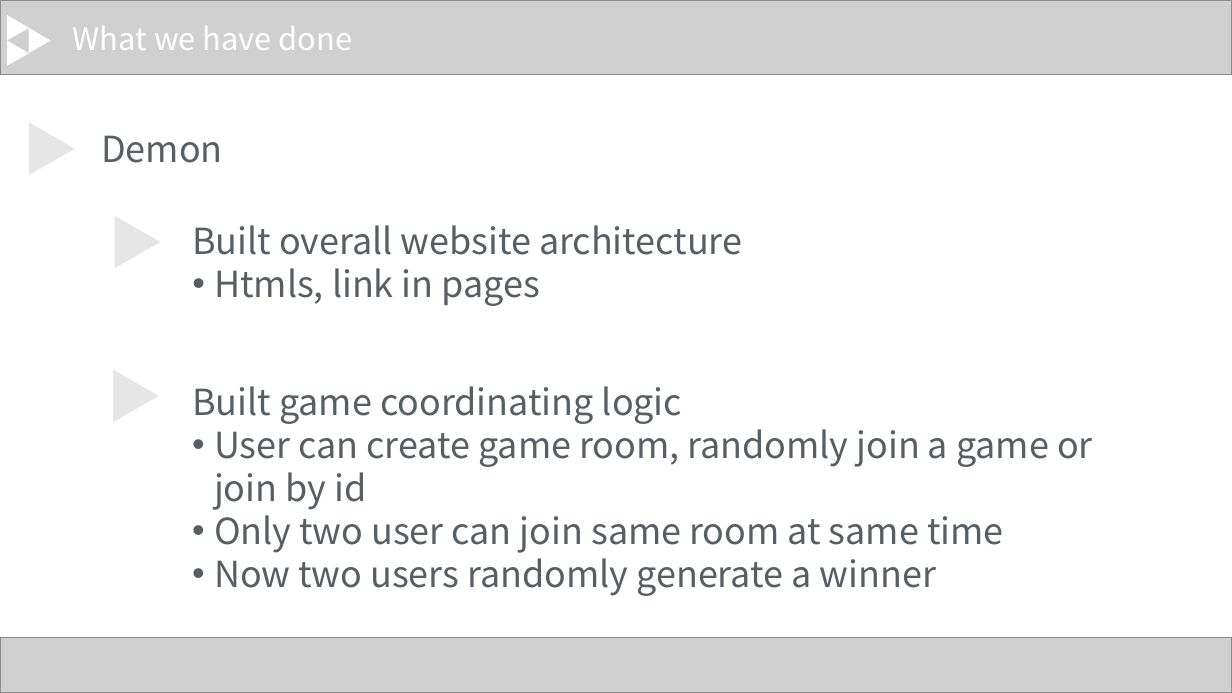
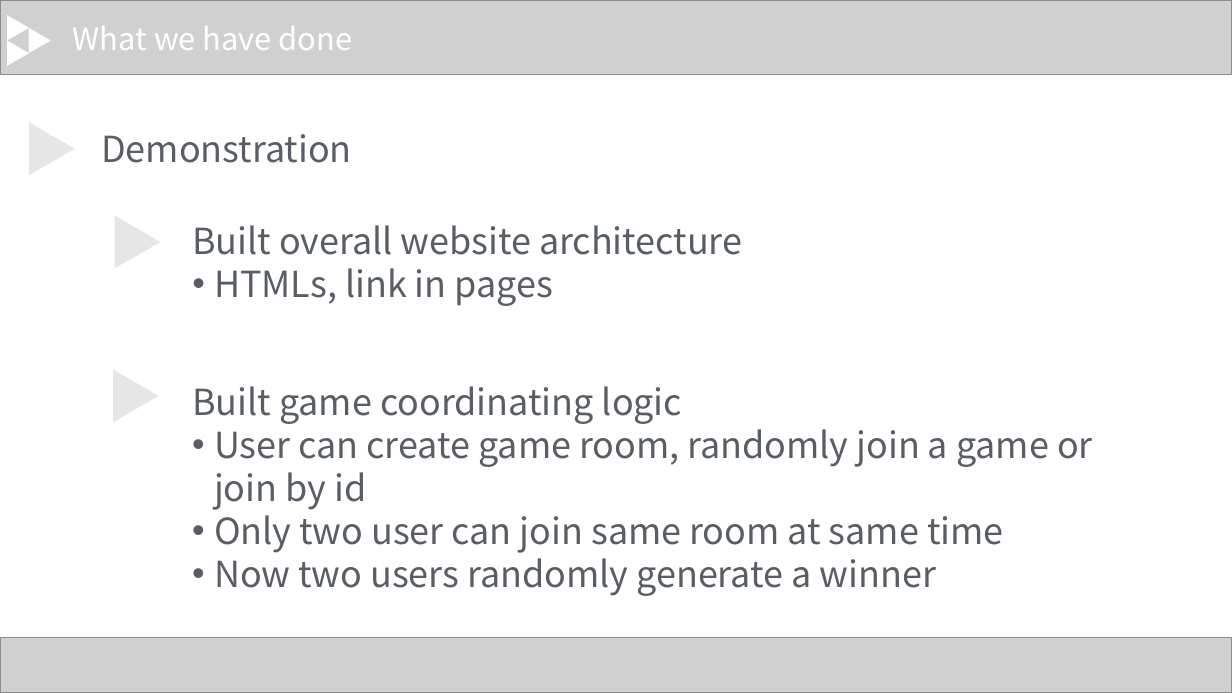
Before and after one commit to ChTimTsubasa/PingpongGame, a slide deck: slide 9 of sprint-presentations/Sprint 1 presentation/Yuanyuan_pingponggame.ppt. Drawn at 1232x693 pixels with LibreOffice and Linux fonts; fonts in the diff are those of the drawing; grey boxes stand for pictures. Boxes give left, top, right and bottom in pixels: in the first picture for what was removed or moved away, otherwise in the second. Text is boxed around its words. In the diff, an @@ line names an element or a change of style, - is before the commit and + after.

```diff
--- a/sprint-presentations/Sprint 1 presentation/Yuanyuan_pingponggame.ppt
+++ b/sprint-presentations/Sprint 1 presentation/Yuanyuan_pingponggame.ppt
@@ text at <box>101,134,352,163</box>: text changed @@
-Demon
+Demonstration
@@ text at <box>214,268,553,306</box>: text changed @@
-• Htmls, link in pages
+• HTMLs, link in pages
```
Also in this commit, not shown: 2 other slides changed, 2 slides added, 2 slides removed, 1 other file.
